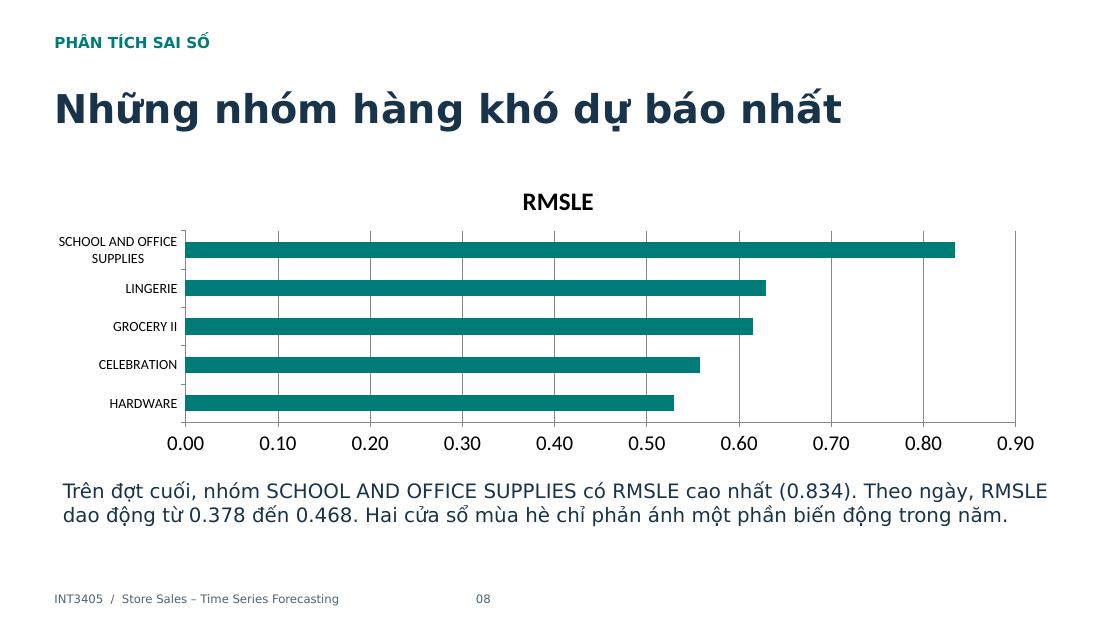
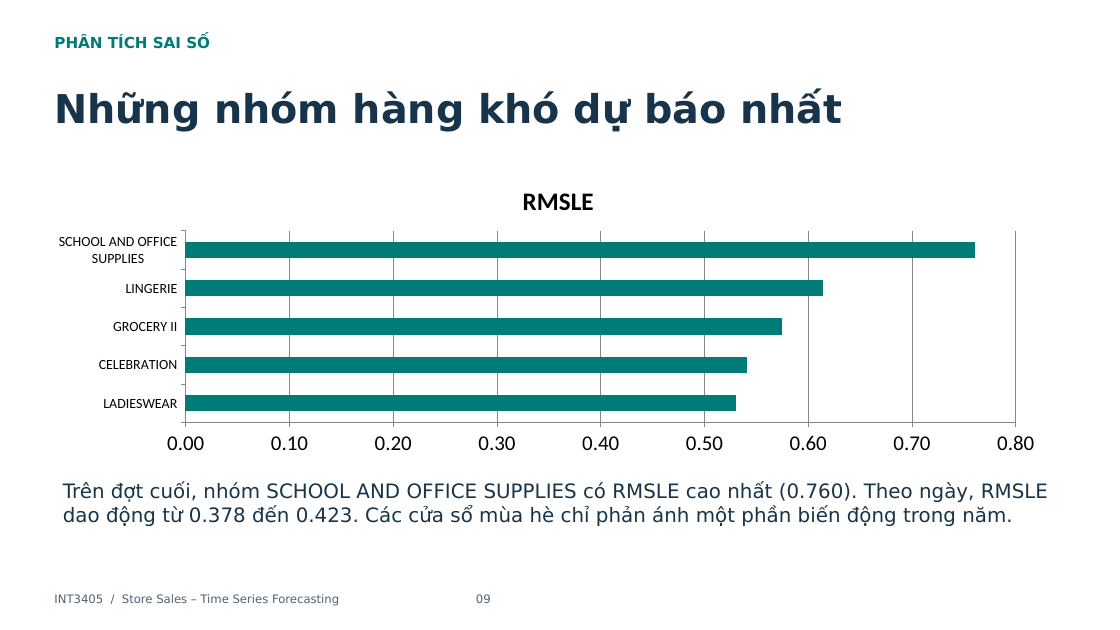
Before and after one commit to nchh06/ML_store_sales, a slide deck: slide 9 of report.pptx (slide 8 before the commit). Drawn at 1120x630 pixels with LibreOffice and Linux fonts; fonts in the diff are those of the drawing. Boxes give left, top, right and bottom in pixels: in the first picture for what was removed or moved away, otherwise in the second. Text is boxed around its words. In the diff, an @@ line names an element or a change of style, - is before the commit and + after.

```diff
--- a/report.pptx
+++ b/report.pptx
@@ bar chart at [59, 168, 1054, 462] @@
-categories: HARDWARE, CELEBRATION, GROCERY II, LINGERIE, SCHOOL AND OFFICE SUPPLIES
+categories: LADIESWEAR, CELEBRATION, GROCERY II, LINGERIE, SCHOOL AND OFFICE SUPPLIES
-RMSLE: 0.53, 0.56, 0.61, 0.63, 0.83
+RMSLE: 0.53, 0.54, 0.57, 0.61, 0.76
@@ text at [63, 482, 1048, 526]: text changed @@
-Trên đợt cuối, nhóm SCHOOL AND OFFICE SUPPLIES có RMSLE cao nhất (0.834). Theo ngày, RMSLE dao động từ 0.378 đến 0.468. Hai cửa sổ mùa hè chỉ phản ánh một phần biến động trong năm.
+Trên đợt cuối, nhóm SCHOOL AND OFFICE SUPPLIES có RMSLE cao nhất (0.760). Theo ngày, RMSLE dao động từ 0.378 đến 0.423. Các cửa sổ mùa hè chỉ phản ánh một phần biến động trong năm.
@@ text at [54, 594, 491, 606]: text changed @@
-INT3405 / Store Sales – Time Series Forecasting 08
+INT3405 / Store Sales – Time Series Forecasting 09
```
Also in this commit, not shown: 6 other slides changed, 1 slide added, 7 other files.
